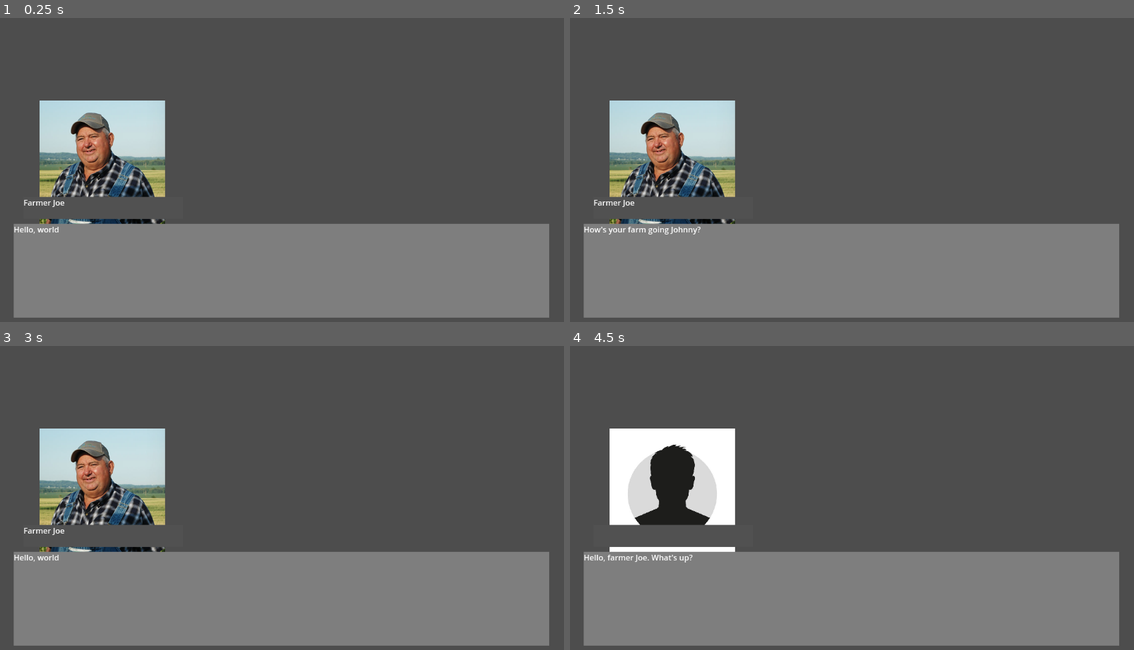
Above: before the commit, frames 1-4 (two rows, left to right).
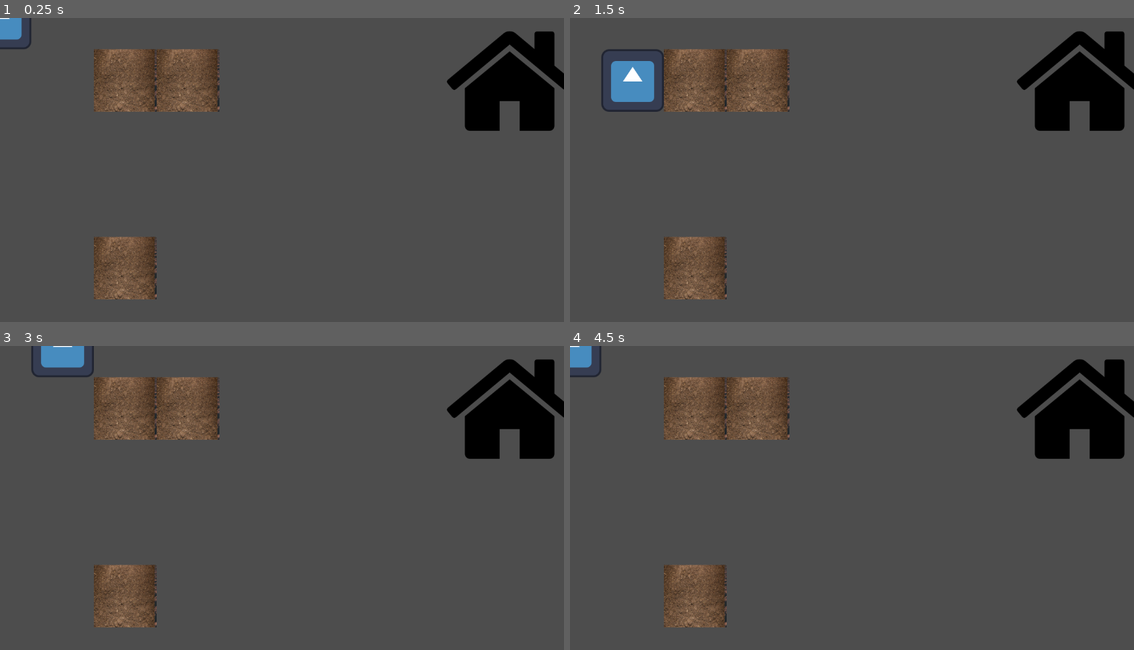
Above: after the commit, the same moments.

Repository: skeeeth/Growing-Dread
Game: Godot game, scene res://Farming/farm_world.tscn
The game is run twice, just before and just after one commit, with the same random seed, the same clock (stepped at 60 frames per second) and the same inputs. Before the commit the project starts from res://Dialogue/dialogueScene.tscn. The engine's default icon, where the game draws it, is replaced by a stand-in: a white triangle on a blue panel in a dark square.
Inputs:
- Up to frame 1 (0.25 s): no input
- Up to frame 2 (1.5 s): tap Enter at 0.5 s; hold D (right) 0.53-1.28 s; hold 0 (0) 0.53-1.28 s; tap 1 (1) at 0.8, 1.35 s; tap Space (space) at 1.25 s; hold S (down) from 1.28 s (still down)
- Up to frame 3 (3 s): tap 2 (2) at 1.55 s; tap Enter at 2 s; release S (down) at 2.03 s; hold D (right) 2.03-2.78 s; hold 2 (2) 2.03-2.78 s; tap 3 (3) at 2.3, 2.85 s; tap Space (space) at 2.75 s; hold W (up) from 2.78 s (still down)
- Up to frame 4 (4.5 s): tap Space (space) at 3.05 s; tap Enter at 3.5 s; release W (up) at 3.53 s; hold Space (space) 3.53-4.28 s; hold A (left) from 3.53 s (still down); tap 0 (0) at 3.8, 4.35 s

The runs differ from the first frame. In frame 1, 45% of the frame differs, in the area x 0-100%, y 0-99%; in frame 2, 46%, in the area x 2-100%, y 4-99%; in frame 3, 45%; in frame 4, 45%.

Commit message:
Add home that calls the next day signal

Diff:
--- a/Farming/Character/Player/FarmInteraction.gd
+++ b/Farming/Character/Player/FarmInteraction.gd
@@ -17,6 +17,8 @@
 	var target = movement.get_collider()
 	if target is FarmTile:
 		target.interact(interaction,crop)
+	if target is Home:
+		target.interact()
 	pass
 
 
--- a/Farming/farm_world.tscn
+++ b/Farming/farm_world.tscn
@@ -1,8 +1,9 @@
-[gd_scene load_steps=4 format=3 uid="uid://b6sw0ygmbddbh"]
+[gd_scene load_steps=5 format=3 uid="uid://b6sw0ygmbddbh"]
 
 [ext_resource type="PackedScene" uid="uid://dwp6k14335tjt" path="res://Farming/Character/Player/Player_F.tscn" id="1_2geav"]
 [ext_resource type="PackedScene" uid="uid://bhdcmdrktl4xs" path="res://Farming/FarmingTiles/farmable_tile.tscn" id="2_xh21w"]
 [ext_resource type="Resource" uid="uid://bxc1cyfbquibd" path="res://Farming/FarmingTiles/Crops/Blank.tres" id="3_3jlqa"]
+[ext_resource type="PackedScene" uid="uid://b0ve77udfgeqv" path="res://Farming/home.tscn" id="4_42kk5"]
 
 [node name="FarmWorld" type="Node2D"]
 
@@ -19,3 +20,6 @@
 [node name="StaticBody2D3" parent="." instance=ExtResource("2_xh21w")]
 position = Vector2(256, 512)
 crop_data = ExtResource("3_3jlqa")
+
+[node name="Home" parent="." instance=ExtResource("4_42kk5")]
+position = Vector2(1039, 128)
--- /dev/null
+++ b/Farming/home.gd
@@ -0,0 +1,15 @@
+extends StaticBody2D
+class_name Home
+
+# Called when the node enters the scene tree for the first time.
+func _ready():
+	pass # Replace with function body.
+
+
+# Called every frame. 'delta' is the elapsed time since the previous frame.
+func _process(delta):
+	pass
+
+func interact():
+	print('interact')
+	Farming.next_day()
--- /dev/null
+++ b/Farming/home.tscn
@@ -0,0 +1,20 @@
+[gd_scene load_steps=4 format=3 uid="uid://b0ve77udfgeqv"]
+
+[ext_resource type="Texture2D" uid="uid://dsn1llte5yptp" path="res://textures/home.png" id="1_4xlt0"]
+[ext_resource type="Script" path="res://Farming/home.gd" id="1_go7s6"]
+
+[sub_resource type="RectangleShape2D" id="RectangleShape2D_pq0lx"]
+size = Vector2(256, 256)
+
+[node name="Home" type="StaticBody2D"]
+script = ExtResource("1_go7s6")
+
+[node name="CollisionShape2D" type="CollisionShape2D" parent="."]
+shape = SubResource("RectangleShape2D_pq0lx")
+
+[node name="TextureRect" type="TextureRect" parent="."]
+offset_left = -126.0
+offset_top = -127.0
+offset_right = 130.0
+offset_bottom = 129.0
+texture = ExtResource("1_4xlt0")
--- a/project.godot
+++ b/project.godot
@@ -11,7 +11,7 @@
 [application]
 
 config/name="Growing Dread"
-run/main_scene="res://Dialogue/dialogueScene.tscn"
+run/main_scene="res://Farming/farm_world.tscn"
 config/features=PackedStringArray("4.2", "GL Compatibility")
 config/icon="res://icon.svg"
 <<<<<<<Updatedupstreamrun/main_scene="res://Farming/farm_world.tscn"
Binary file added: textures/home.png
Not shown, added: textures/home.png.import
